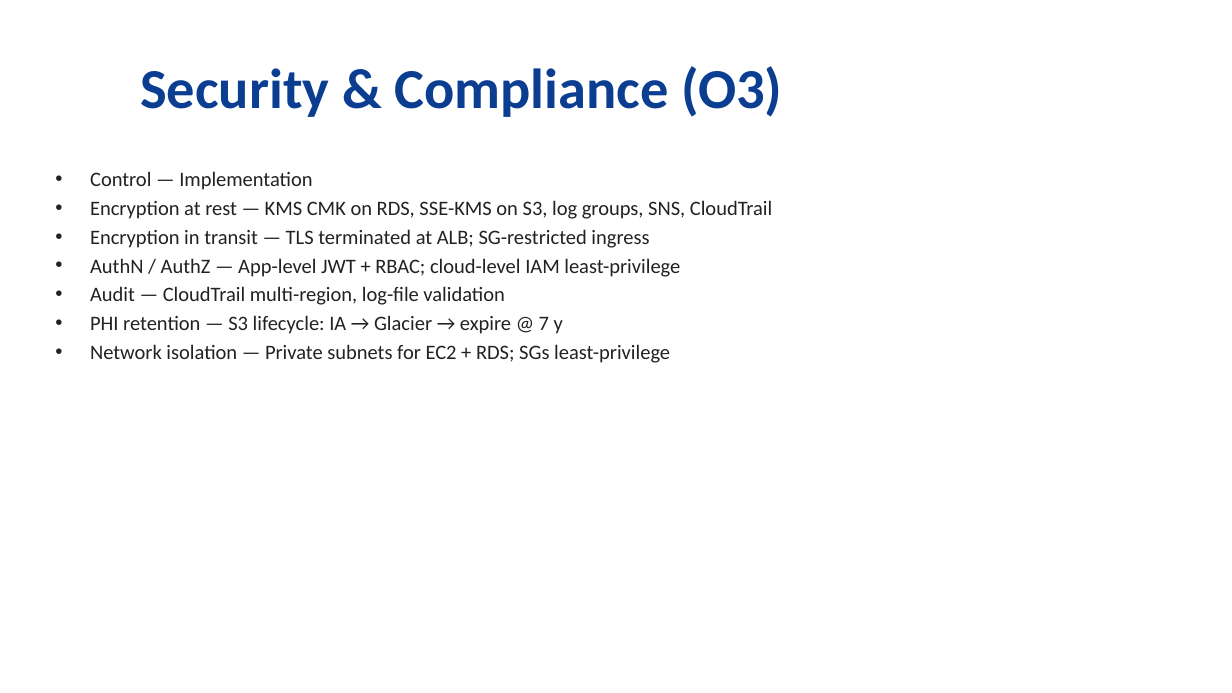
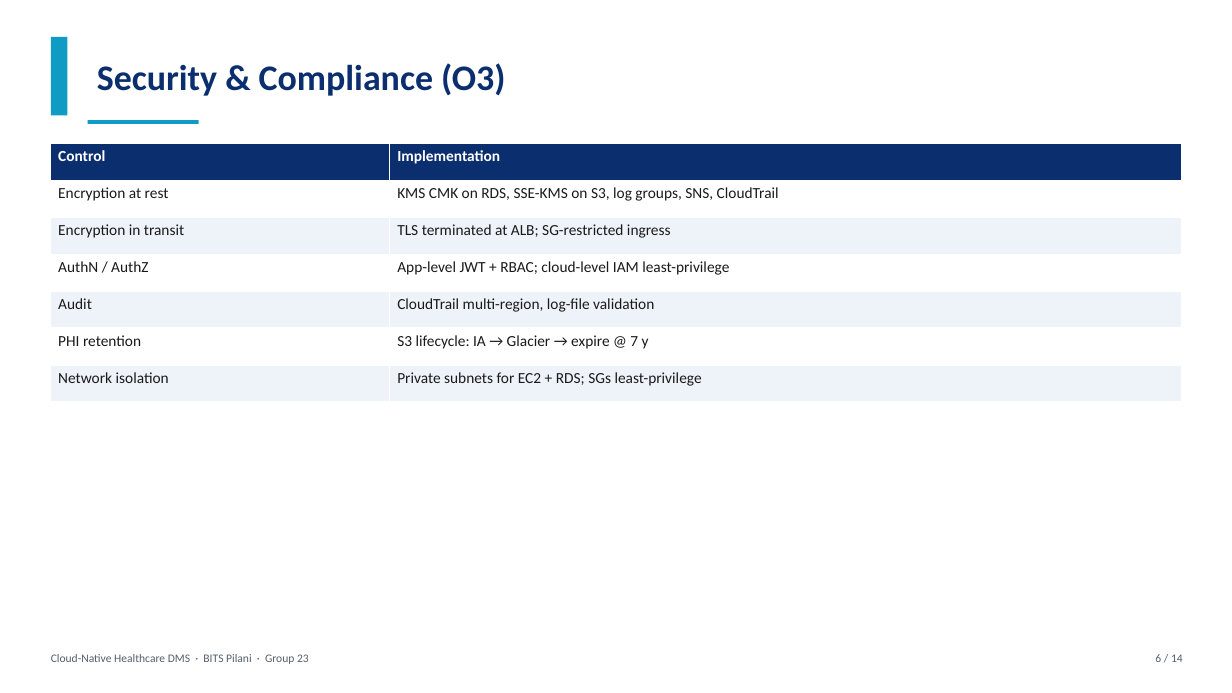
Before and after one commit to avanishpsingh/cloud-health-dms, a slide deck: slide 6 of report/CC_Project_PPT_Group23.pptx. Drawn at 1232x693 pixels with LibreOffice and Linux fonts; fonts in the diff are those of the drawing. Boxes give left, top, right and bottom in pixels: in the first picture for what was removed or moved away, otherwise in the second. Text is boxed around its words. In the diff, an @@ line names an element or a change of style, - is before the commit and + after.

```diff
--- a/report/CC_Project_PPT_Group23.pptx
+++ b/report/CC_Project_PPT_Group23.pptx
@@ rectangle added at box(51, 37, 67, 116), fill #109BC4 @@
@@ text "Security & Compliance (O3)": place and size @@
-text "Security & Compliance (O3)" at box(140, 66, 782, 117)
+text "Security & Compliance (O3)" at box(97, 63, 505, 96)
@@ text "Security & Compliance (O3)" at box(97, 63, 505, 96): size 44 to 28 pt, text colour #0B3D91 to #0B2E6F; alignment centre to left @@
@@ table added at box(51, 143, 1181, 402), 7 rows, 2 columns @@
+Control | Implementation
+Encryption at rest | KMS CMK on RDS, SSE-KMS on S3, log groups, SNS, CloudTrail
+Encryption in transit | TLS terminated at ALB; SG-restricted ingress
+AuthN / AuthZ | App-level JWT + RBAC; cloud-level IAM least-privilege
+Audit | CloudTrail multi-region, log-file validation
+PHI retention | S3 lifecycle: IA → Glacier → expire @ 7 y
+Network isolation | Private subnets for EC2 + RDS; SGs least-privilege
@@ rectangle added at box(88, 120, 199, 124), fill #109BC4 @@
@@ text removed at box(90, 171, 772, 363) @@
-• Control — Implementation
-• Encryption at rest — KMS CMK on RDS, SSE-KMS on S3, log groups, SNS, CloudTrail
-• Encryption in transit — TLS terminated at ALB; SG-restricted ingress
-• AuthN / AuthZ — App-level JWT + RBAC; cloud-level IAM least-privilege
-• Audit — CloudTrail multi-region, log-file validation
-• PHI retention — S3 lifecycle: IA → Glacier → expire @ 7 y
-• Network isolation — Private subnets for EC2 + RDS; SGs least-privilege
@@ text added at box(51, 654, 309, 664), 9 pt, text #555F6D @@
+Cloud-Native Healthcare DMS · BITS Pilani · Group 23
@@ text added at box(1155, 654, 1183, 662), 9 pt, text #555F6D @@
+6 / 14
```
Also in this commit, not shown: 11 other slides changed, 2 slides added, 2 slides removed, 1 other file.
